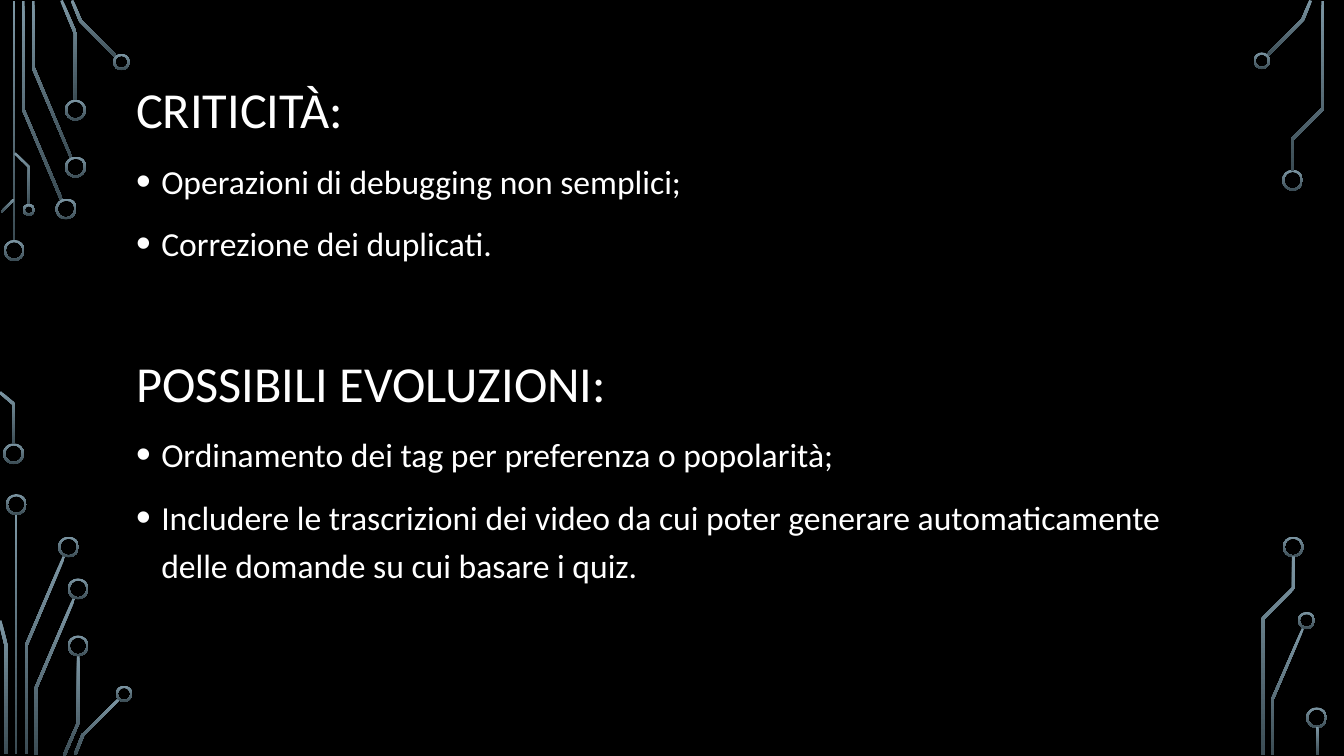
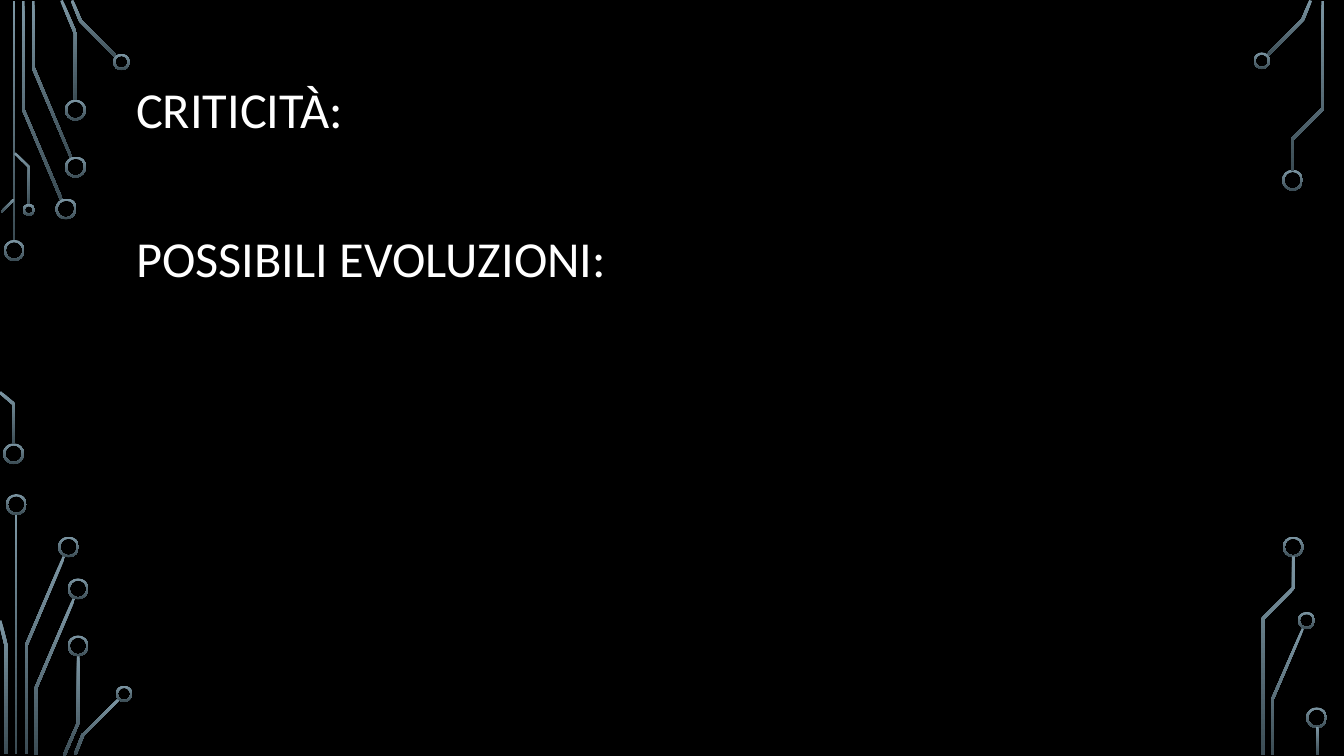
Before and after one commit to carraraFederico/TEDxLearn_ProgettoCloudMobile_2024, a slide deck: slide 9 of Presentazioni/TEDxLearn_part3.pptx. Drawn at 1344x756 pixels with LibreOffice and Linux fonts; fonts in the diff are those of the drawing; background and template pictures are left out. Boxes give left, top, right and bottom in pixels: in the first picture for what was removed or moved away, otherwise in the second. Text is boxed around its words. In the diff, an @@ line names an element or a change of style, - is before the commit and + after.

```diff
--- a/Presentazioni/TEDxLearn_part3.pptx
+++ b/Presentazioni/TEDxLearn_part3.pptx
@@ text at box(161, 170, 681, 262): paragraphs removed @@
-• Operazioni di debugging non semplici;
-• Correzione dei duplicati.
@@ text at box(161, 443, 1160, 584): paragraphs removed @@
-• Ordinamento dei tag per preferenza o popolarità;
-• Includere le trascrizioni dei video da cui poter generare automaticamente delle domande su cui basare i quiz.
```
Also in this commit, not shown: 6 other slides changed, 1 slide added, 1 slide removed.
